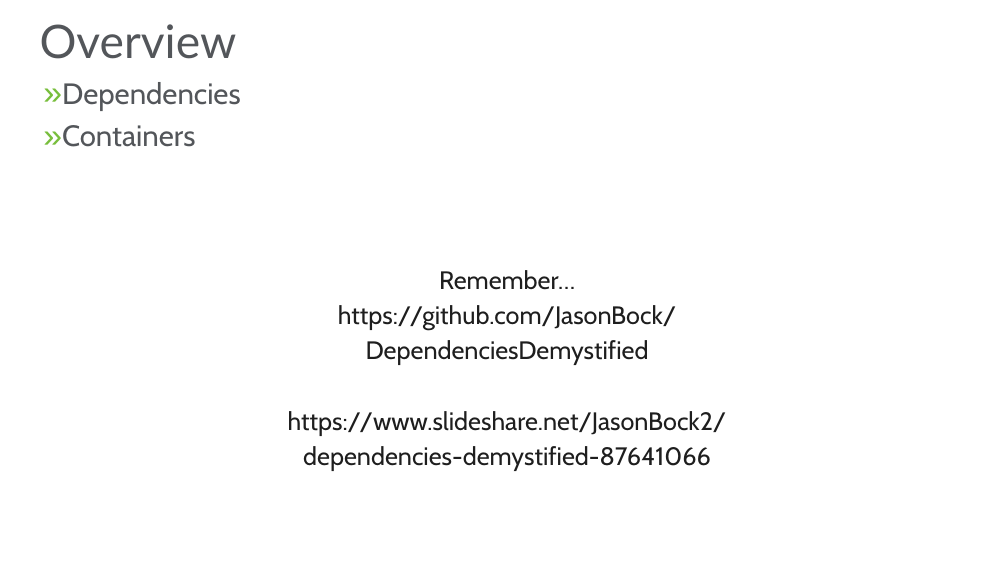
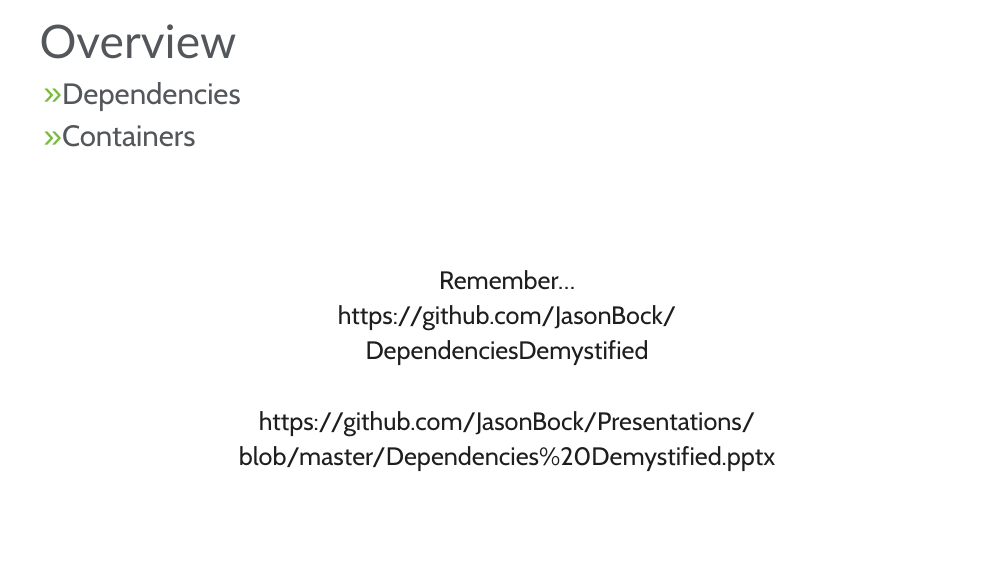
Before and after one commit to JasonBock/Presentations, a slide deck: slide 4 of Dependencies Demystified.pptx (slide 5 before the commit). Drawn at 1008x567 pixels with LibreOffice and Linux fonts; fonts in the diff are those of the drawing; background and template pictures are left out. Boxes give left, top, right and bottom in pixels: in the first picture for what was removed or moved away, otherwise in the second. Text is boxed around its words. In the diff, an @@ line names an element or a change of style, - is before the commit and + after.

```diff
--- a/Dependencies Demystified.pptx
+++ b/Dependencies Demystified.pptx
@@ text at [239, 411, 775, 471]: text changed @@
-https://www.slideshare.net/JasonBock2/
-dependencies-demystified-87641066
+https://github.com/JasonBock/Presentations/
+blob/master/Dependencies%20Demystified.pptx
```
Also in this commit, not shown: 2 other slides changed, 1 slide removed.
